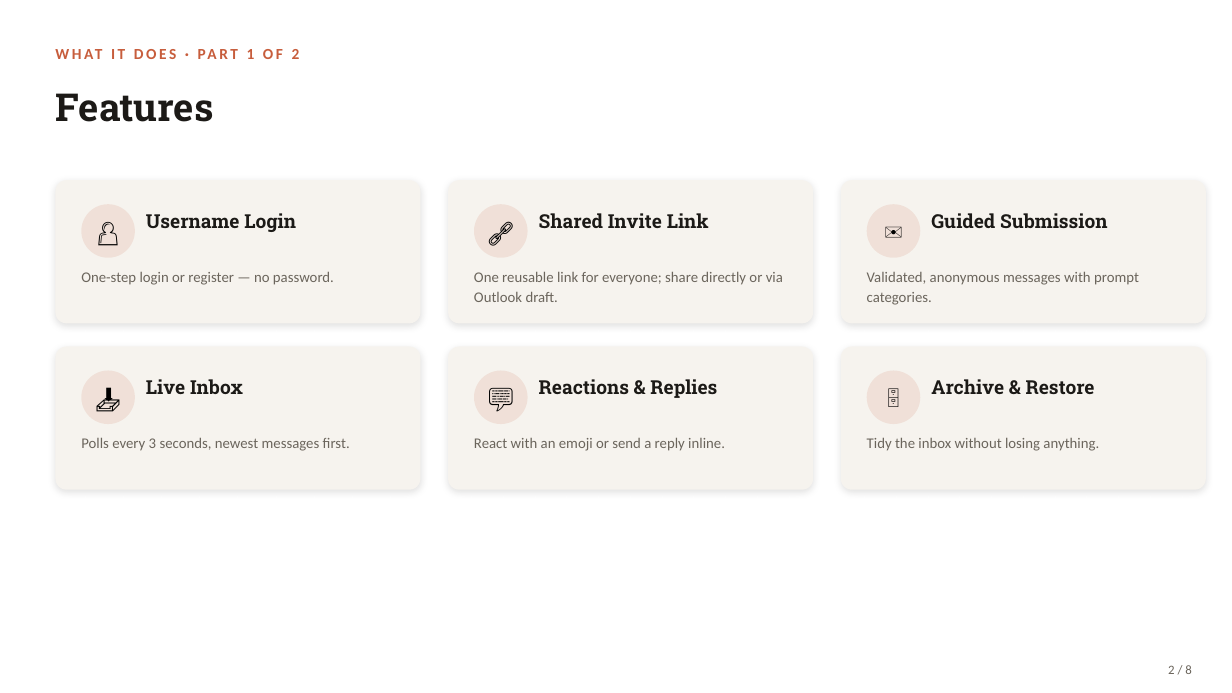
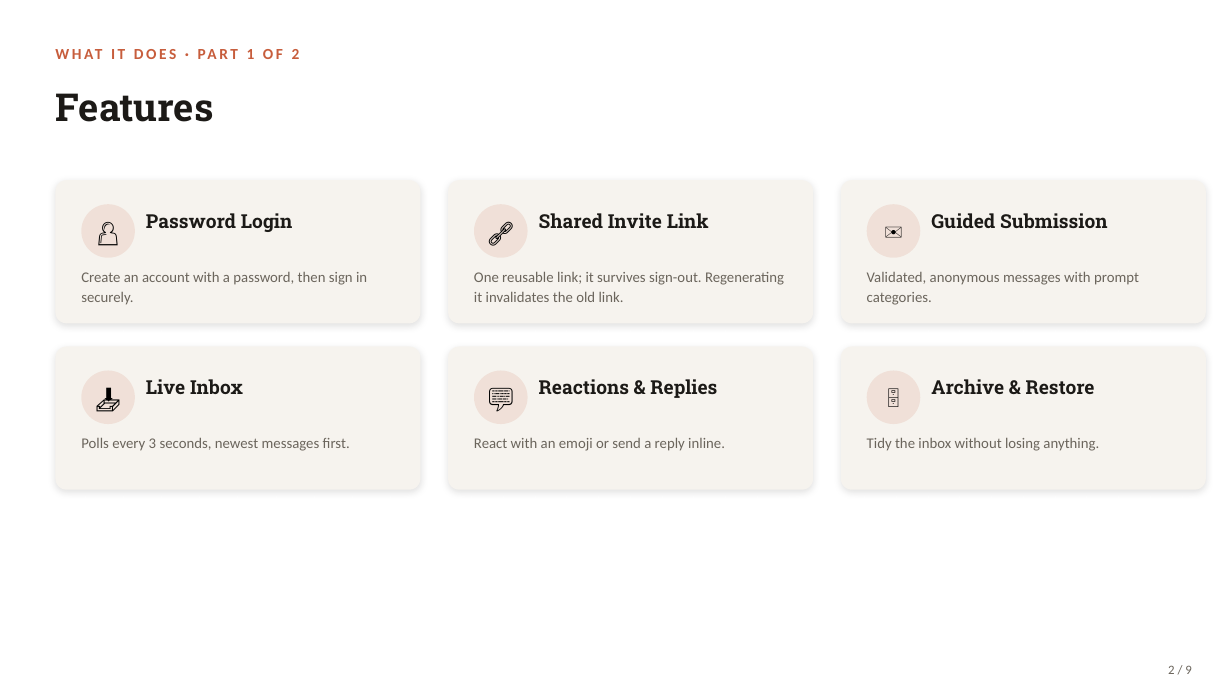
Before and after one commit to VedanshuPatel/Secret-Inbox, a slide deck: slide 2 of Secret_Inbox_Overview.pptx. Drawn at 1232x693 pixels with LibreOffice and Linux fonts; fonts in the diff are those of the drawing. Boxes give left, top, right and bottom in pixels: in the first picture for what was removed or moved away, otherwise in the second. Text is boxed around its words. In the diff, an @@ line names an element or a change of style, - is before the commit and + after.

```diff
--- a/Secret_Inbox_Overview.pptx
+++ b/Secret_Inbox_Overview.pptx
@@ text at (146,213,293,232): text changed @@
-Username Login
+Password Login
@@ text at (81,272,367,305): text changed @@
-One-step login or register — no password.
+Create an account with a password, then sign in securely.
@@ text at (474,272,784,302): text changed @@
-One reusable link for everyone; share directly or via Outlook draft.
+One reusable link; it survives sign-out. Regenerating it invalidates the old link.
@@ text at (1168,665,1191,674): text changed @@
-2 / 8
+2 / 9
```
Also in this commit, not shown: 5 other slides changed, 1 slide added, 1 slide removed, 20 other files.
